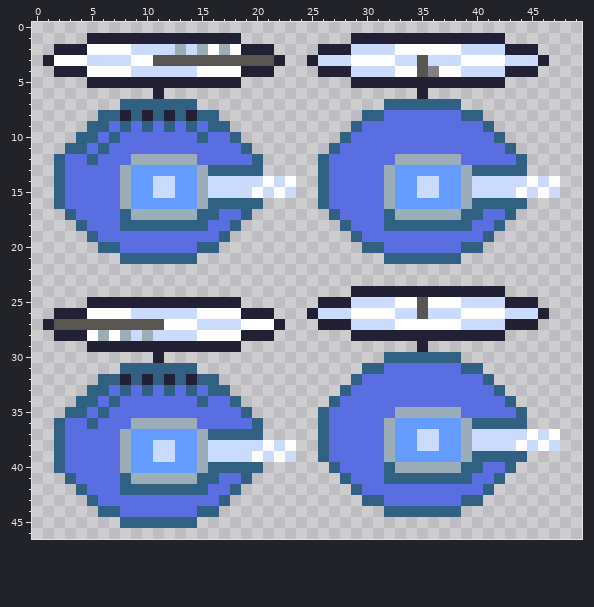
Pixel-art sprite -- PartTimeSpaceHero/Resources/res/graphics/sprites/suport.png. The first picture shows the starting point.
The file is 64x64 pixels. Shown: x 0..49, y 0..46. The old version is drawn lined up with the new one.
And afterwards:
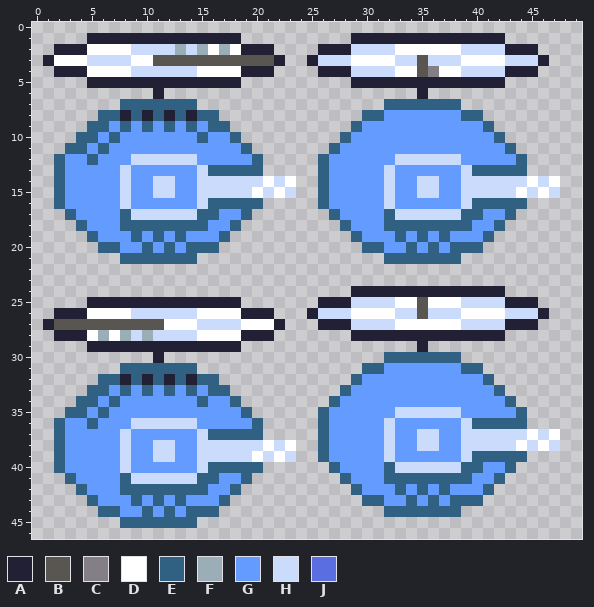
Palette (. is transparent): A #222034  B #595652  C #847e87  D #ffffff  E #306082  F #9badb7  G #639bff  H #cbdbfc  J #5b6ee1
What changed:
drawings rearranged on the sheet (the old picture shows each at its new place)
Changed rows in their new state; - is an unchanged pixel.
first column x 3:
 8 -----------------------------GGGGGGG-----
 9 ----G-G-G-G-G--------------GGGGGGGGGGG---
10 ---G-GGGGGGG-GG-----------GGGGGGGGGGGGG--
11 --G-GGGGGGGGGGGG---------GGGGGGGGGGGGGGG-
12 GG-GGGHHHHHHGGGGG-------GGGGGGHHHHHHGGGGG
13 GGGGGH------H-----------GGGGGH------H----
14 GGGGGH------H-----------GGGGGH------H----
15 GGGGGH------H-----------GGGGGH------H----
16 GGGGGH------H-----------GGGGGH------H----
17 -GGGG-HHHHHH--GG---------GGGG-HHHHHH--GG-
18 --GGG--------GG-----------GGG--------GG--
19 ---GGGEGEGEGGG-------------GGGEGEGEGGG---
20 -----GGEGEGE-----------------GGEGEGE-----
first column x 3:
31 -----------------------------GGGGGGG-----
32 ---------------------------GGGGGGGGGGG---
33 ----G-G-G-G-G-------------GGGGGGGGGGGGG--
34 ---G-GGGGGGG-GG----------GGGGGGGGGGGGGGG-
35 --G-GGGGGGGGGGGG--------GGGGGGHHHHHHGGGGG
36 GG-GGGHHHHHHGGGGG-------GGGGGH------H----
37 GGGGGH------H-----------GGGGGH------H----
38 GGGGGH------H-----------GGGGGH------H----
39 GGGGGH------H-----------GGGGGH------H----
40 GGGGGH------H------------GGGG-HHHHHH--GG-
41 -GGGG-HHHHHH--GG----------GGG--------GG--
42 --GGG--------GG------------GGGEGEGEGGG---
43 ---GGGEGEGEGGG---------------GGEGEGE-----
44 -----GGEGEGE-----------------------------
Pixel boxes of the changes (left, top, right, bottom) in both pictures:
changed: (329, 110, 516, 253)
changed: (65, 121, 252, 253)
changed: (329, 363, 516, 506)
changed: (65, 385, 252, 517)
